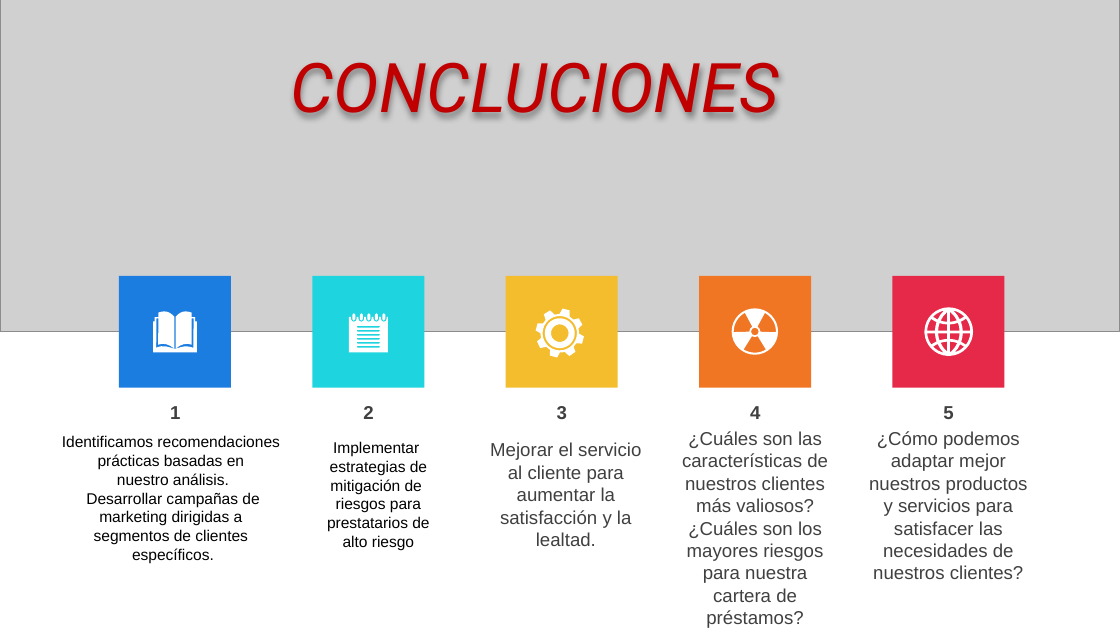
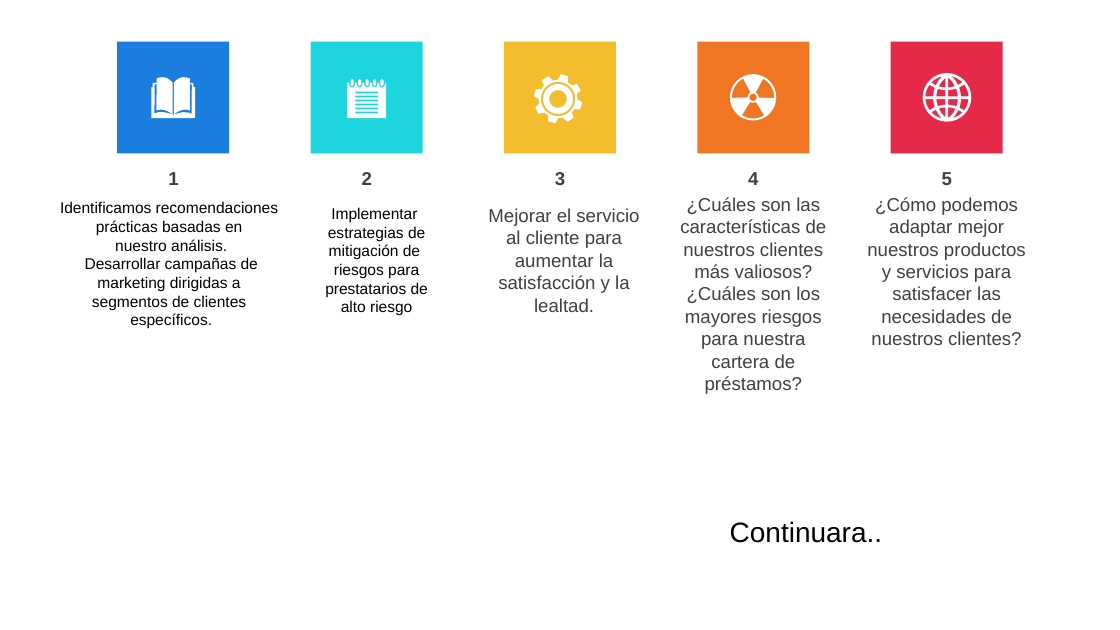
Before and after one commit to Juanolguin21/Data2, a slide deck: slide 23 of Analisis Bancario_Juan Manuel Olguin.pptx (slide 20 before the commit). Drawn at 1120x630 pixels with LibreOffice and Linux fonts; fonts in the diff are those of the drawing; grey boxes stand for pictures; background and template pictures are left out. Boxes give left, top, right and bottom in pixels: in the first picture for what was removed or moved away, otherwise in the second. Text is boxed around its words. In the diff, an @@ line names an element or a change of style, - is before the commit and + after.

```diff
--- a/Analisis Bancario_Juan Manuel Olguin.pptx
+++ b/Analisis Bancario_Juan Manuel Olguin.pptx
@@ picture removed at [0,0,1120,332] @@
@@ rectangle: place and size @@
-rectangle at [893,276,1005,388]
+rectangle at [890,41,1002,153]
@@ text removed at [291,62,779,117] @@
-CONCLUCIONES
@@ 10 texts, 5 freeform shapes, 4 rectangles: place and size @@
-10 texts, 5 freeform shapes, 4 rectangles at [62,276,1028,628]
+10 texts, 5 freeform shapes, 4 rectangles at [60,41,1026,394]
@@ text added at [730,521,882,543], 18 pt, text #000000 @@
+Continuara..
```
Also in this commit, not shown: 3 slides added, 1 slide removed.
